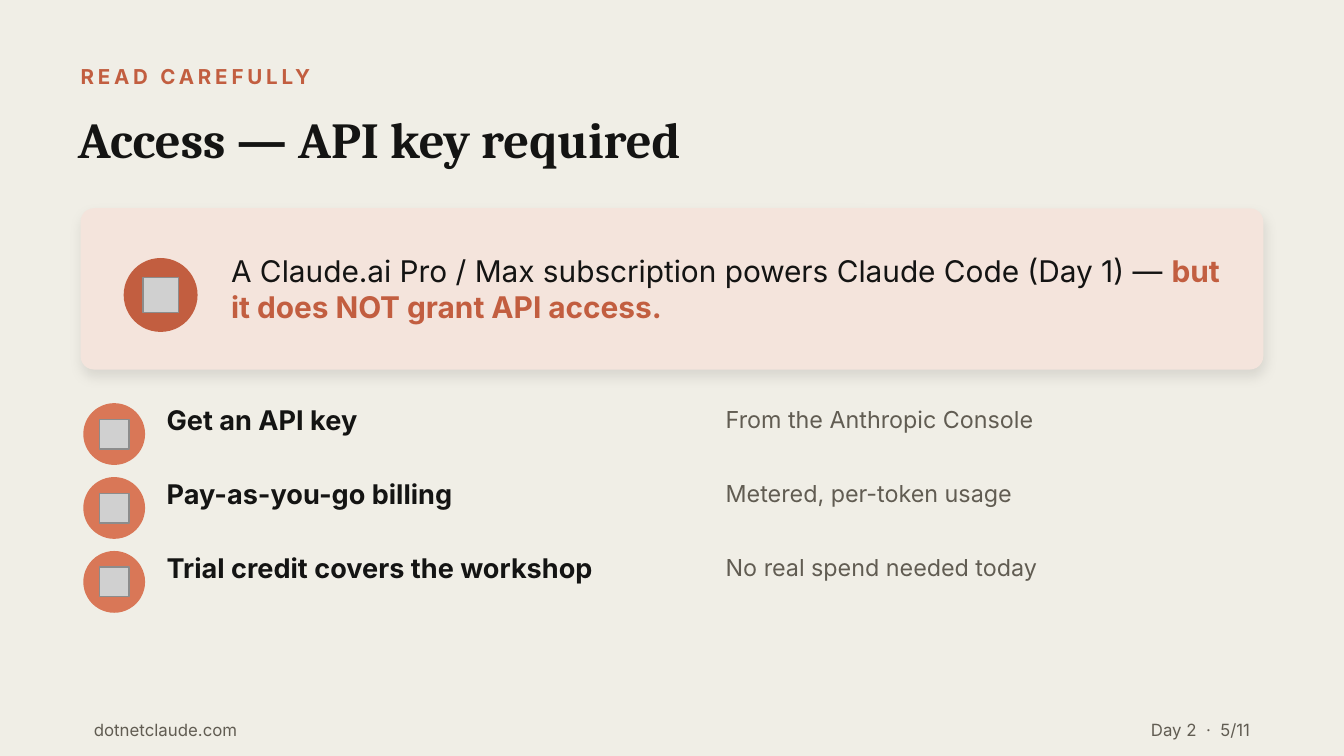
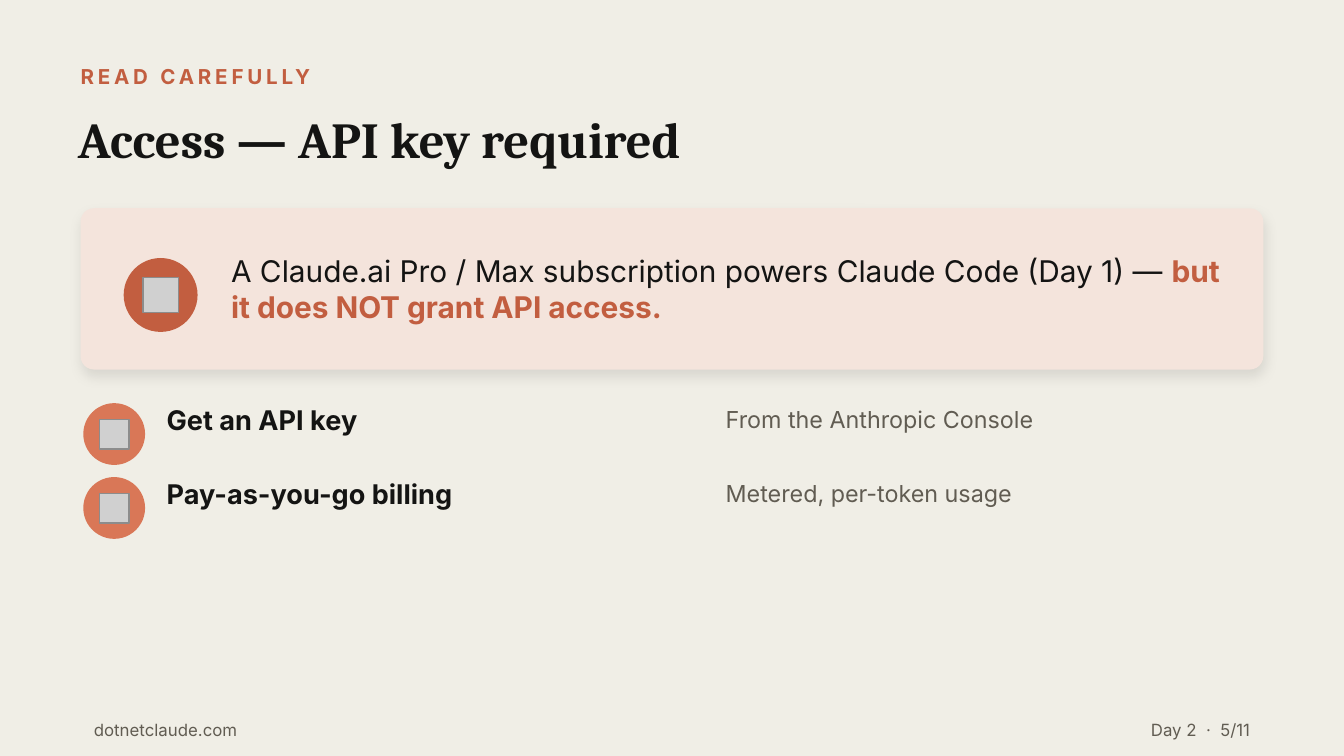
Before and after one commit to cwoodruff/dotnet-claude-workshop-content, a slide deck: slide 5 of decks/Day 2/Day2-Anthropic-API-Track.pptx. Drawn at 1344x756 pixels with LibreOffice and Linux fonts; fonts in the diff are those of the drawing; grey boxes stand for pictures. Boxes give left, top, right and bottom in pixels: in the first picture for what was removed or moved away, otherwise in the second. Text is boxed around its words. In the diff, an @@ line names an element or a change of style, - is before the commit and + after.

```diff
--- a/decks/Day 2/Day2-Anthropic-API-Track.pptx
+++ b/decks/Day 2/Day2-Anthropic-API-Track.pptx
@@ ellipse removed at [83, 551, 145, 613] @@
@@ picture removed at [99, 567, 129, 597] @@
@@ text removed at [167, 557, 592, 584] @@
-Trial credit covers the workshop
@@ text removed at [726, 559, 1036, 581] @@
-No real spend needed today
```
